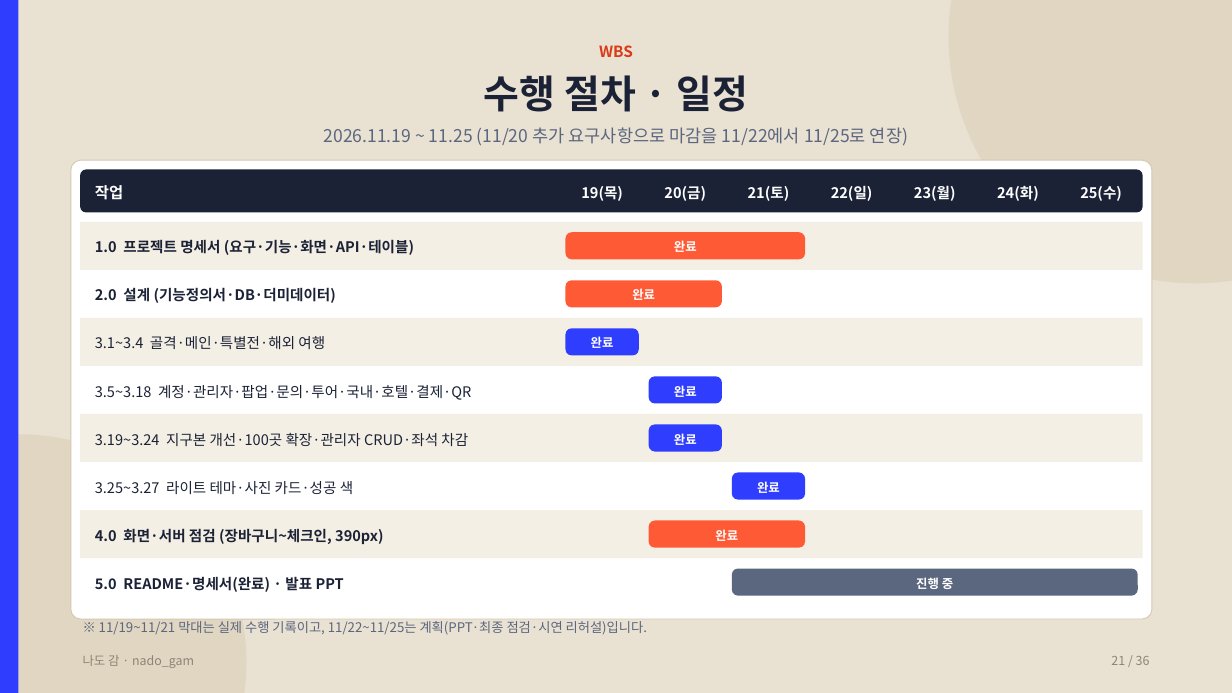
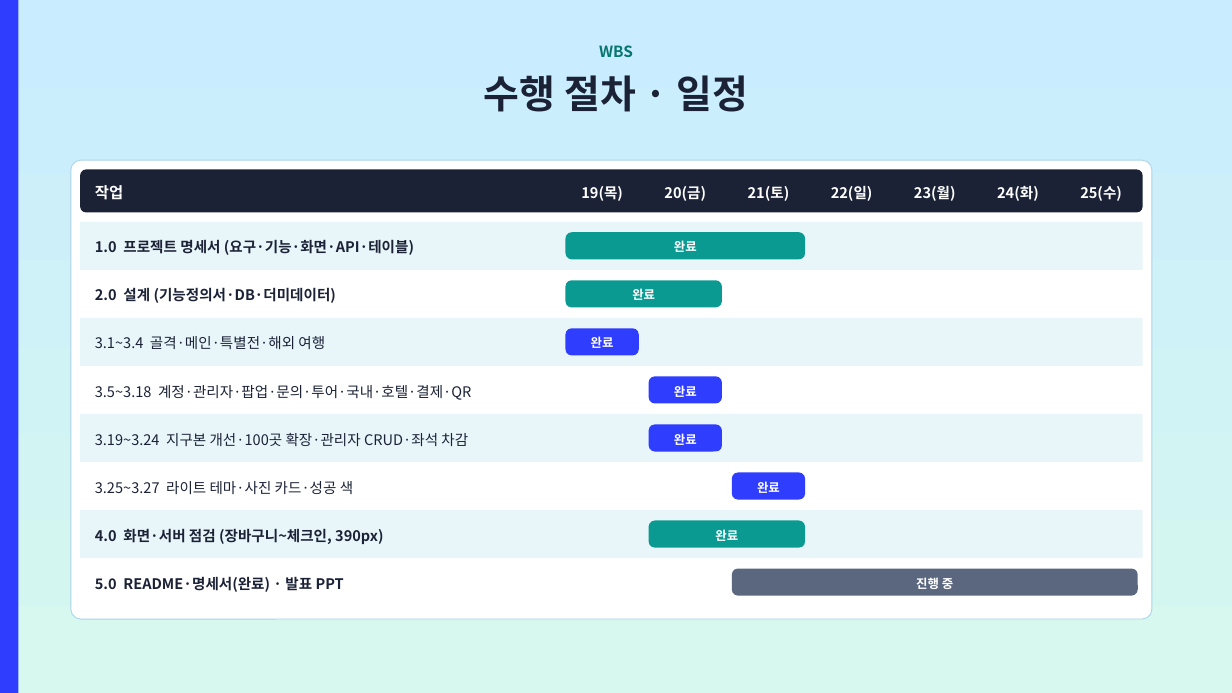
Before and after one commit to ho8566z/nado-gam_word, a slide deck: slide 21 of ppt_output/나도감_발표.pptx. Drawn at 1232x693 pixels with LibreOffice and Linux fonts; fonts in the diff are those of the drawing. Boxes give left, top, right and bottom in pixels: in the first picture for what was removed or moved away, otherwise in the second. Text is boxed around its words. In the diff, an @@ line names an element or a change of style, - is before the commit and + after.

Commit message:
docs(ppt): 사용자가 마무리한 발표 PPT 최종본(32장) 반영
청량 테마와 선정 배경·벤치마킹 수정을 반영하고 사용자가 PowerPoint 에서 직접 다듬은 최종 파일이다.

```diff
--- a/ppt_output/나도감_발표.pptx
+++ b/ppt_output/나도감_발표.pptx
@@ background #E9E1D2 to gradient #C9ECFF to #D6F8EE @@
@@ ellipse removed at bbox=[949, 0, 1232, 283] @@
@@ text "WBS" at bbox=[599, 45, 633, 57]: text colour #D93A17 to #07766F @@
@@ text removed at bbox=[324, 127, 908, 145] @@
-2026.11.19 ~ 11.25 (11/20 추가 요구사항으로 마감을 11/22에서 11/25로 연장)
@@ rounded rectangle at bbox=[71, 160, 1152, 619]: outline #D2C7B1 1 pt to #A9D3E6 1 pt @@
@@ ellipse removed at bbox=[0, 434, 246, 693] @@
@@ fill #F4EFE4 to #E8F6FA in 4 elements at bbox=[80, 222, 1143, 270], bbox=[80, 318, 1143, 366], bbox=[80, 414, 1143, 462], bbox=[80, 510, 1143, 558] @@
@@ fill #FF5A36 to #0B9A92 in 3 elements at bbox=[565, 232, 805, 259], bbox=[565, 280, 722, 307], bbox=[649, 521, 805, 548] @@
@@ text removed at bbox=[99, 621, 647, 634] @@
-※ 11/19~11/21 막대는 실제 수행 기록이고, 11/22~11/25는 계획(PPT·최종 점검·시연 리허설)입니다.
@@ text removed at bbox=[83, 655, 194, 668] @@
-나도 감 · nado_gam
@@ text removed at bbox=[1111, 656, 1150, 665] @@
-21 / 36
```
Also in this commit, not shown: 29 other slides changed, 2 slides added, 6 slides removed.
